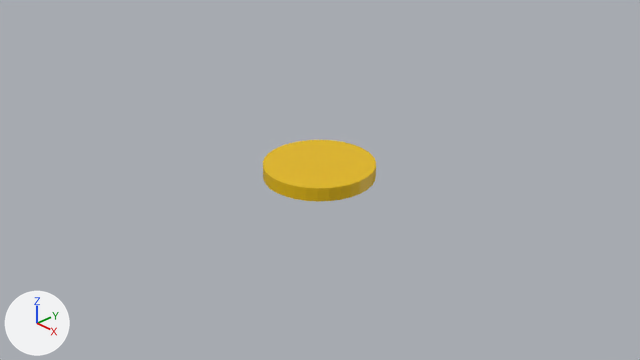
Renders of the Blender file Coin.blend from each side of a commit.
Rendered twice from the file's camera 'Camera'. The lights are fixed; the arrows at lower left show +X, +Y and +Z.

The first picture shows 'coin_mesh'.
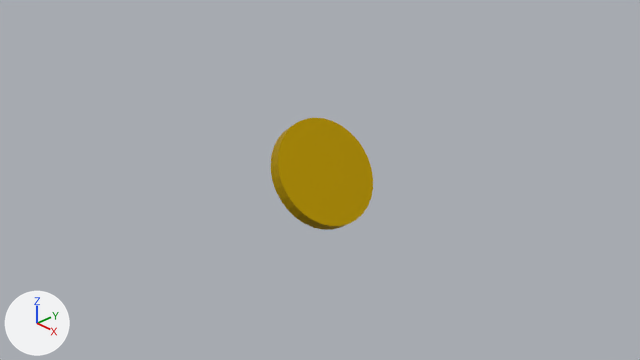
Pixel boxes [x1, y1, x2, y2] of what changed, in the pictures (640 x 360 px):
'coin_mesh', surface changed, turned: before [263, 140, 376, 202]; after [271, 118, 373, 230]

The change in detail:
In material 'Coin' (mat_coin), metallic goes from 0.0 to 0.868.
Object 'coin_mesh' (ob_coin_mesh) turns from (0, 0, 0) to (218, -141, -51) degrees about x, y and z.
